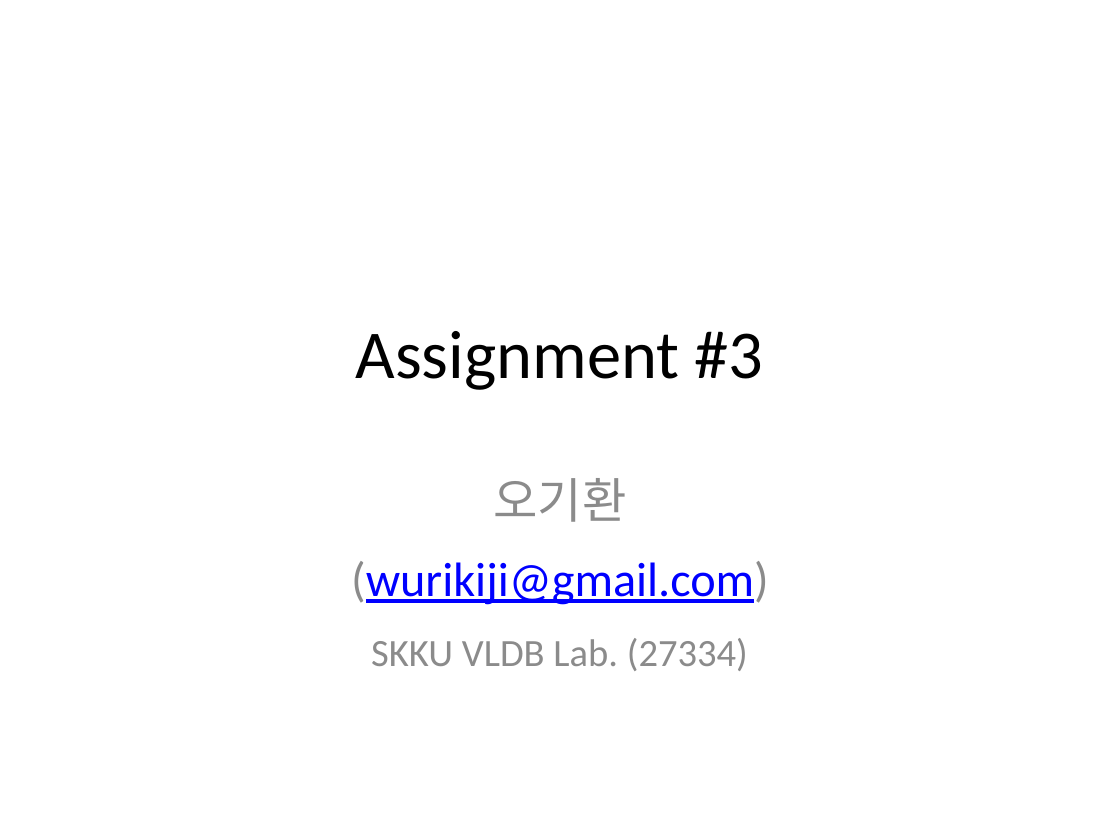
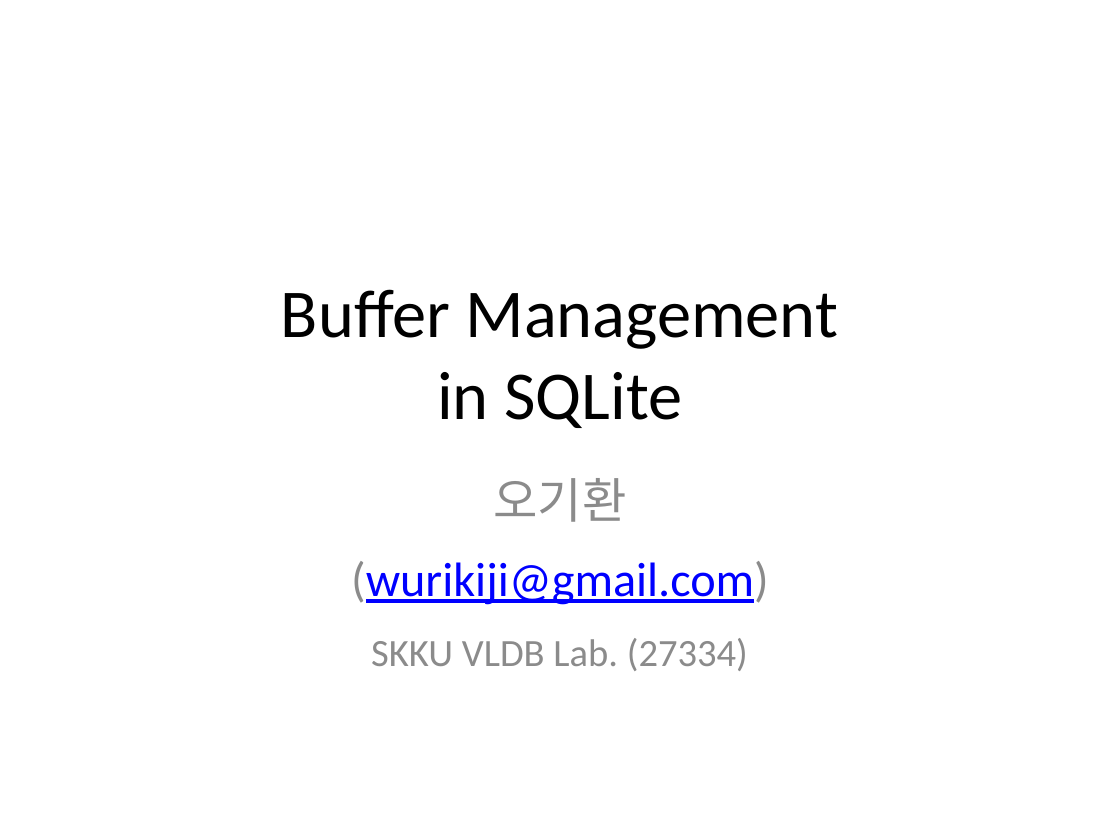
Before and after one commit to wurikiji/2016-db-programming-fall, a slide deck: slide 1 of 4주차/4주차 - SQLite buffer management.pptx. Drawn at 1120x840 pixels with LibreOffice and Linux fonts; fonts in the diff are those of the drawing; background and template pictures are left out. Boxes give left, top, right and bottom in pixels: in the first picture for what was removed or moved away, otherwise in the second. Text is boxed around its words. In the diff, an @@ line names an element or a change of style, - is before the commit and + after.

```diff
--- a/4주차/4주차 - SQLite buffer management.pptx
+++ b/4주차/4주차 - SQLite buffer management.pptx
@@ title at [281,289,839,428]: text changed @@
-Assignment #3
+Buffer Management
+in SQLite
```
Also in this commit, not shown: 5 other slides changed, 20 slides added, 4 slides removed, 1 other file.
